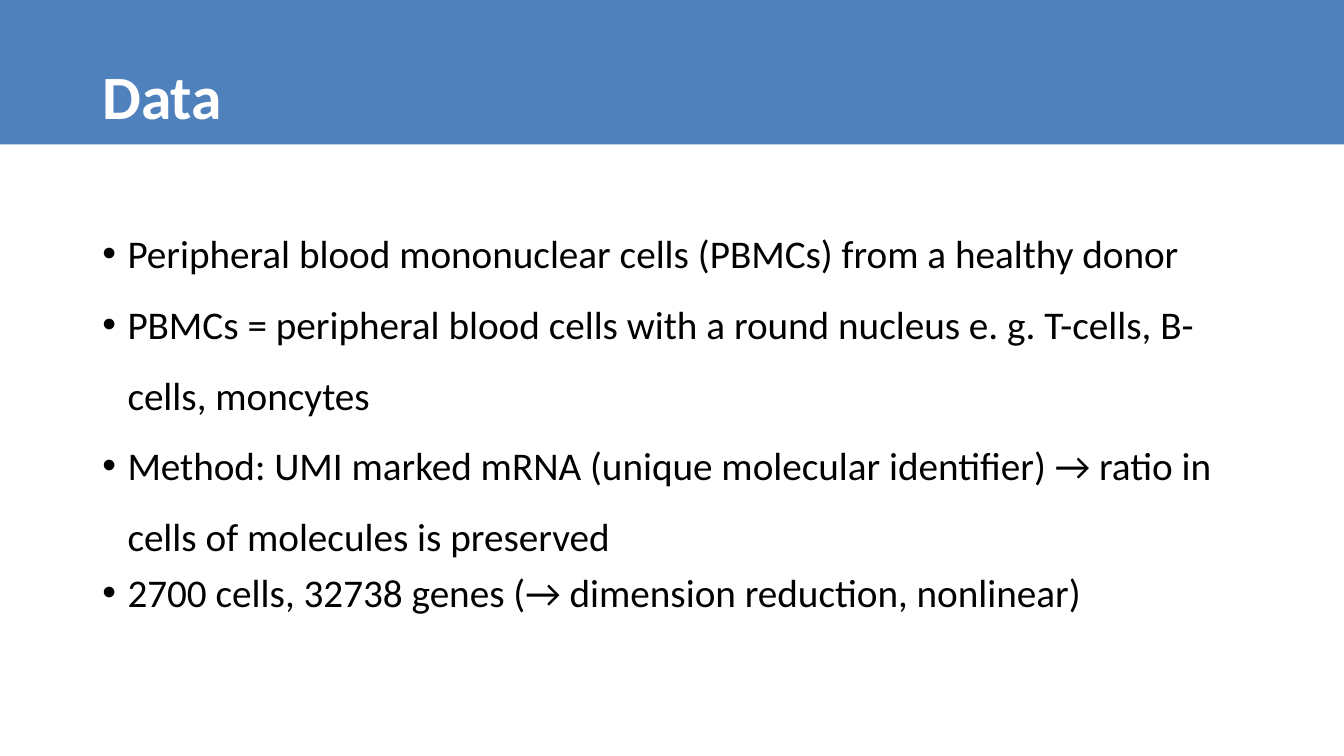
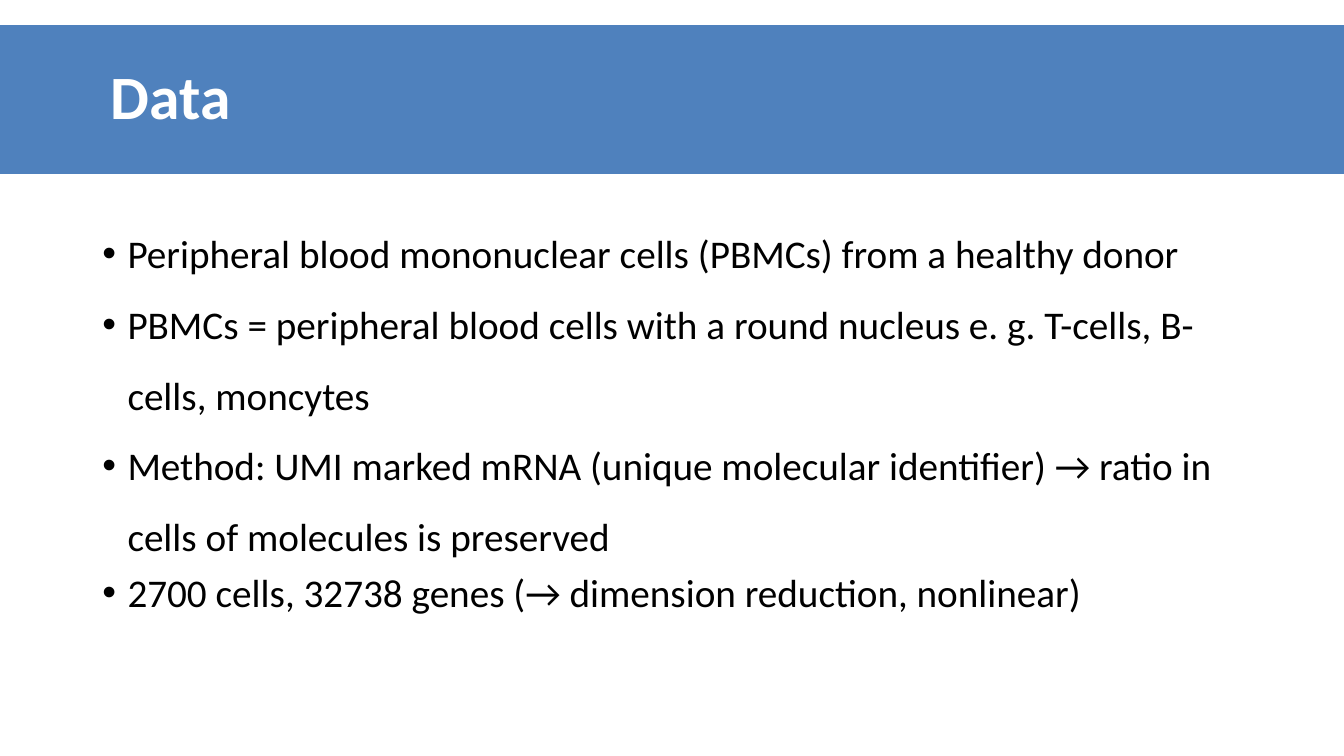
Before and after one commit to datascience-mobi/group-01-project-4-1, a slide deck: slide 2 of K-means clustering.pptx. Drawn at 1344x756 pixels with LibreOffice and Linux fonts; fonts in the diff are those of the drawing. Boxes give left, top, right and bottom in pixels: in the first picture for what was removed or moved away, otherwise in the second. Text is boxed around its words. In the diff, an @@ line names an element or a change of style, - is before the commit and + after.

```diff
--- a/K-means clustering.pptx
+++ b/K-means clustering.pptx
@@ rectangle "Data": place and size @@
-rectangle "Data" at (102,79,222,120)
+rectangle "Data" at (0,27,1344,173)
@@ rectangle "Data" at (0,27,1344,173): fill none to #4F81BD; outline none to #4F81BD 2 pt @@
@@ rectangle removed at (0,0,1344,145) @@
```
Also in this commit, not shown: 6 other slides changed.
